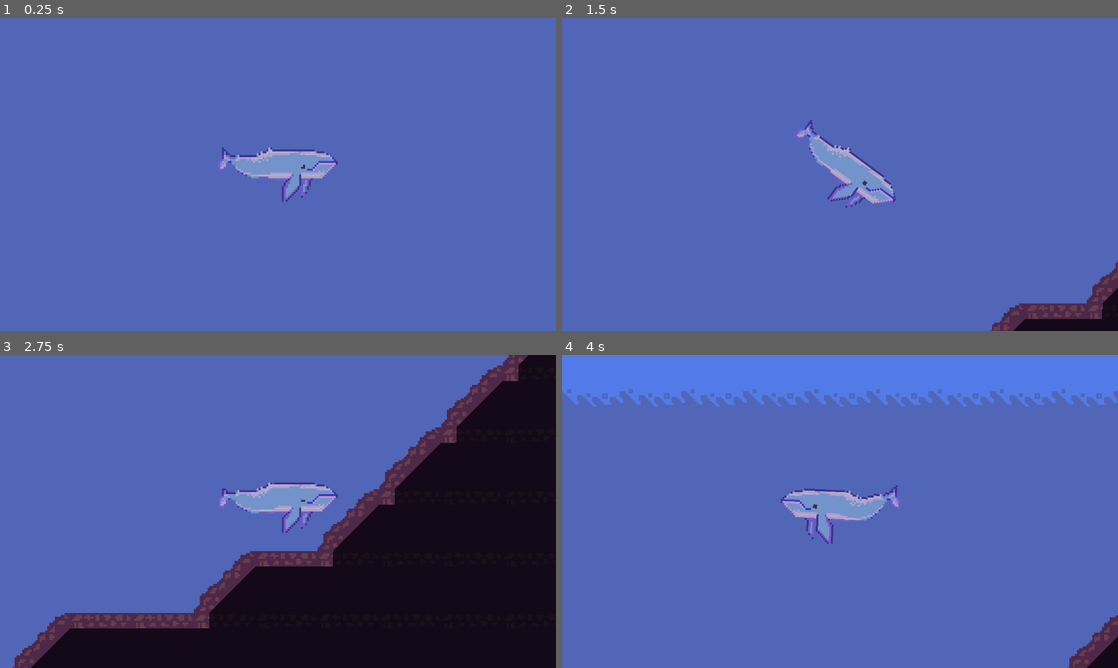
Above: before the commit, frames 1-4 (two rows, left to right).
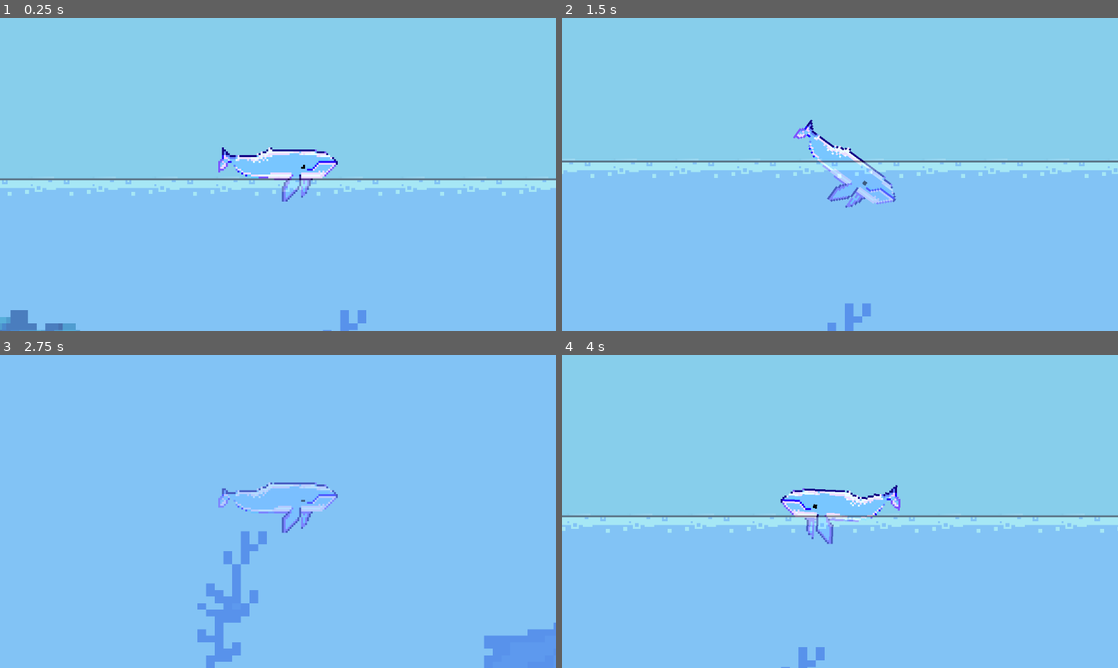
Above: after the commit, the same moments.

Repository: milana-94888u/revenge-of-the-deep
Game: Godot game, scene res://src/world/world.tscn
The game is run twice, just before and just after one commit, with the same random seed, the same clock (stepped at 60 frames per second) and the same inputs.
Inputs:
- Up to frame 1 (0.25 s): no input
- Up to frame 2 (1.5 s): hold Right (ui_right) 0.53-1.28 s; hold Down (ui_down) from 1.28 s (still down)
- Up to frame 3 (2.75 s): release Down (ui_down) at 2.03 s; hold Right (ui_right) from 2.03 s (still down)
- Up to frame 4 (4 s): release Right (ui_right) at 2.78 s; hold Up (ui_up) 2.78-3.53 s; hold Left (ui_left) from 3.53 s (still down)

The runs differ from the first frame. In frame 1, 100% of the frame differs, in the area x 0-100%, y 0-100%; in frame 2, 100%; in frame 3, 100%; in frame 4, 100%.

Commit message:
fix parallax background

Diff:
--- a/src/world/world.tscn
+++ b/src/world/world.tscn
@@ -1,7 +1,8 @@
-[gd_scene load_steps=9 format=3 uid="uid://dg0dmwxqqnjh2"]
+[gd_scene load_steps=10 format=3 uid="uid://dg0dmwxqqnjh2"]
 
 [ext_resource type="Texture2D" uid="uid://bngvqwqh6gaq" path="res://assets/tiles/water.png" id="1_b6be4"]
 [ext_resource type="Texture2D" uid="uid://dfjplg1h0bgys" path="res://assets/background/layers/far.png" id="1_qdo55"]
+[ext_resource type="Texture2D" uid="uid://djobq2fm5l7p5" path="res://assets/background/layers/foregound-merged.png" id="2_dgmhj"]
 [ext_resource type="PackedScene" uid="uid://dya0egt7juqx3" path="res://src/whale/whale.tscn" id="2_wfaic"]
 
 [sub_resource type="OccluderPolygon2D" id="OccluderPolygon2D_rlc6v"]
@@ -123,11 +124,26 @@
 
 [node name="Far" type="ParallaxLayer" parent="ParallaxBackground"]
 texture_filter = 1
+motion_scale = Vector2(0.2, 0.4)
+motion_offset = Vector2(0, 64.8)
+motion_mirroring = Vector2(1152, 0)
 
 [node name="Far" type="Sprite2D" parent="ParallaxBackground/Far"]
-position = Vector2(0, 2)
-scale = Vector2(18, 6)
+position = Vector2(0, -64)
+scale = Vector2(4.5, 3.375)
 texture = ExtResource("1_qdo55")
+centered = false
+
+[node name="Foreground" type="ParallaxLayer" parent="ParallaxBackground"]
+texture_filter = 1
+motion_scale = Vector2(0.8, 0.4)
+motion_offset = Vector2(0, 64.8)
+motion_mirroring = Vector2(1152, 0)
+
+[node name="Foregound" type="Sprite2D" parent="ParallaxBackground/Foreground"]
+position = Vector2(0, -64)
+scale = Vector2(2.25, 3.375)
+texture = ExtResource("2_dgmhj")
 centered = false
 
 [node name="TileMap" type="TileMap" parent="."]
@@ -154,4 +170,4 @@
 
 [node name="Whale" parent="." instance=ExtResource("2_wfaic")]
 z_index = -100
-position = Vector2(2507, 788)
+position = Vector2(500, 0)
--- a/test_parallax.tscn
+++ b/test_parallax.tscn
@@ -12,7 +12,7 @@
 [node name="ParallaxLayer" type="ParallaxLayer" parent="ParallaxBackground"]
 texture_filter = 1
 motion_scale = Vector2(1, 0.2)
-motion_offset = Vector2(0, 324)
+motion_offset = Vector2(0, 64.8)
 motion_mirroring = Vector2(1152, 0)
 
 [node name="Far" type="Sprite2D" parent="ParallaxBackground/ParallaxLayer"]
@@ -21,7 +21,6 @@
 texture = ExtResource("1_fmutl")
 
 [node name="Whale" parent="." instance=ExtResource("2_6kku6")]
-position = Vector2(571, 316)
 
 [node name="CanvasLayer" type="CanvasLayer" parent="."]
 
Binary file changed: assets/background/layers/far.png
